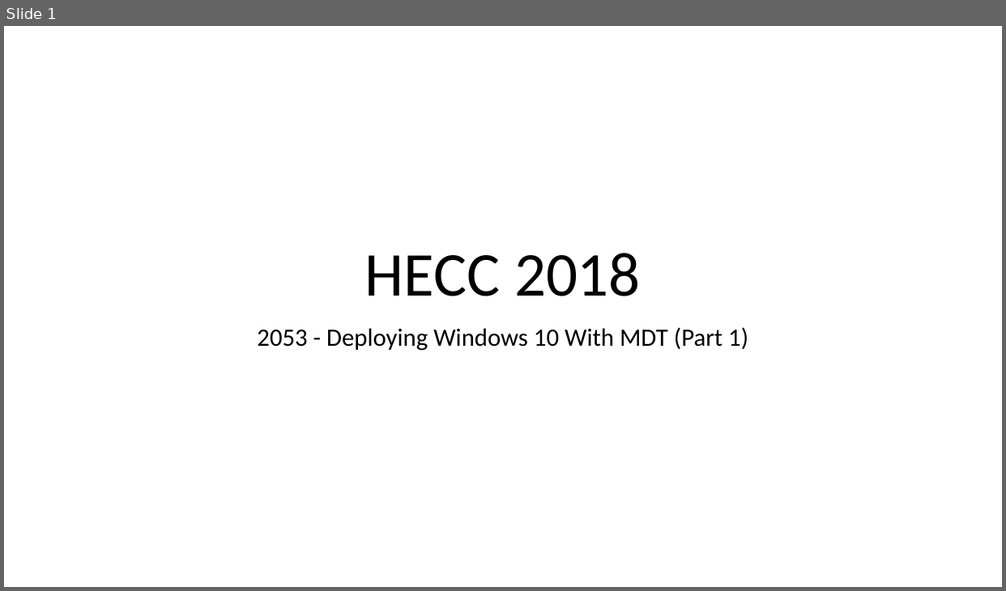
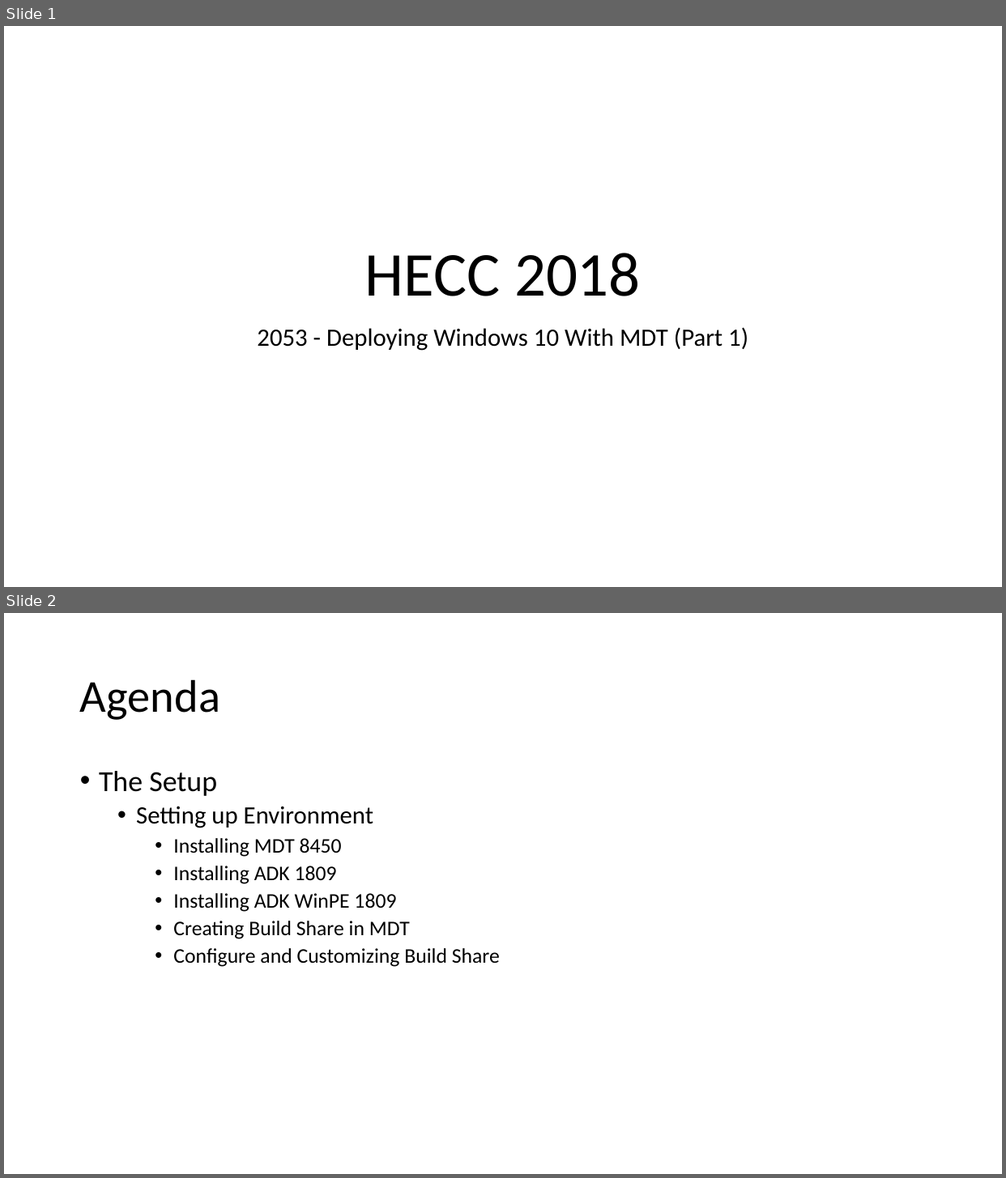
Before and after one commit to fydexx/HECC-2018, a slide deck: Part_01/Section01.pptx. Shown one above the other, each under a label of ours: slide 1 before the commit, slides 1 and 2 after it. The pictures are 1006x591 and 1006x1178 pixels, drawn with LibreOffice and Linux fonts; fonts in the diff are those of the drawing. Boxes give left, top, right and bottom in pixels: in the first picture for what was removed or moved away, otherwise in the second. Text is boxed around its words. In the diff, an @@ line names an element or a change of style, - is before the commit and + after.

```diff
--- a/Part_01/Section01.pptx
+++ b/Part_01/Section01.pptx
@@ slide 2 added at [4,613,1002,1174], background #FFFFFF @@
@@ title added at [80,679,220,720], 44 pt, text #000000 @@
+Agenda
@@ text added at [99,771,500,967], 20 pt, text #000000 @@
+• The Setup
+  • Setting up Environment
+    • Installing MDT 8450
+    • Installing ADK 1809
+    • Installing ADK WinPE 1809
+    • Creating Build Share in MDT
+    • Configure and Customizing Build Share
```
Also in this commit, not shown: 1 other slide added, 1 other file.
